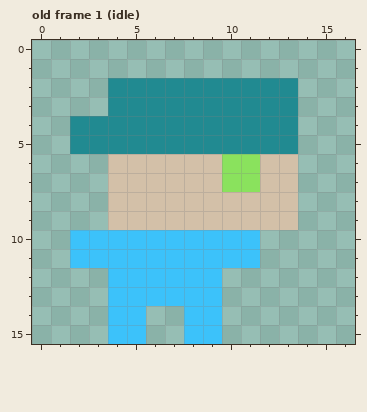
Pixel-art file: entities/hero/Hero.ase. Above is the file before it was changed.
64x16 pixels, 11 frames. Shown: old frame 1 (idle): x 0..16, y 0..15. The commit also changed other frames, which this record leaves out.
Now the later version:
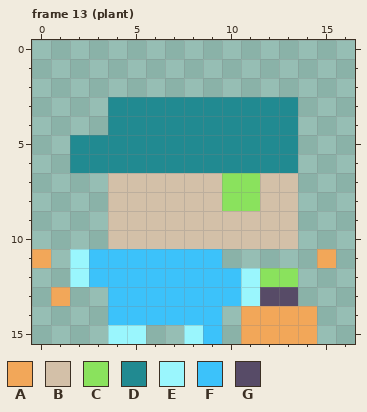
Palette (. is transparent): A #f2a759  B #d3c0a8  C #8ae25d  D #218a91  E #9af6fd  F #3cc2fa  G #574b67
A new or re-ordered frame is compared with the old frame closest to it.
Difference:
frames 11 -> 16
--- frame 13 (plant) is new; against old frame 1 (idle)
@@ x 0..16 @@
  1 .................
- 2 ....DDDDDDDDDD...
+ 2 .................
  3 ....DDDDDDDDDD...
- 4 ..DDDDDDDDDDDD...
+ 4 ....DDDDDDDDDD...
  5 ..DDDDDDDDDDDD...
- 6 ....BBBBBBCCBB...
+ 6 ..DDDDDDDDDDDD...
  7 ....BBBBBBCCBB...
- 8 ....BBBBBBBBBB...
+ 8 ....BBBBBBCCBB...
  9 ....BBBBBBBBBB...
-10 ..FFFFFFFFFF.....
-11 ..FFFFFFFFFF.....
-12 ....FFFFFF.......
-13 ....FFFFFF.......
-14 ....FF..FF.......
-15 ....FF..FF.......
+10 ....BBBBBBBBBB...
+11 A.EFFFFFFF.....A.
+12 ..EFFFFFFFFECC...
+13 .A..FFFFFFFEGG...
+14 ....FFFFFF.AAAA..
+15 ....EE..EF.AAAA..
Where, in picture pixels (left, top, right, bottom), the same in both pictures:
changed: (32, 78, 336, 344)
